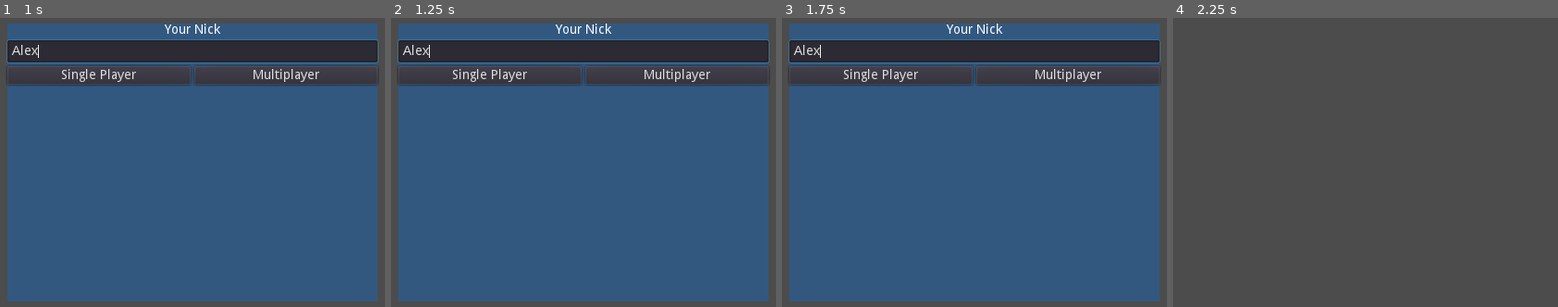
Above: before the commit, frames 1-4 (left to right).
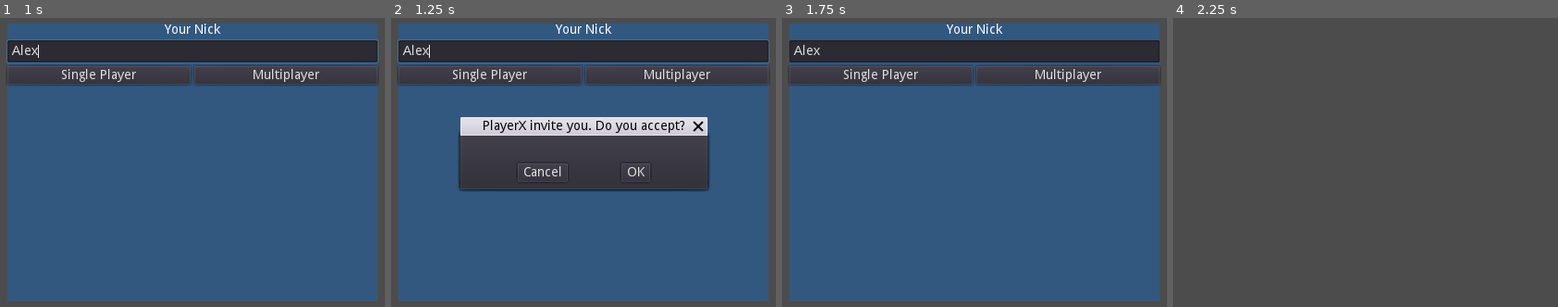
Above: after the commit, the same moments.

Repository: TheVulcoreTeam/SoccerFight
Game: Godot game, scene res://UI/RegisterUI.tscn
The game is run twice, just before and just after one commit, with the same random seed, the same clock (stepped at 60 frames per second) and the same inputs.
Inputs (mouse positions are in pixels of both pictures, inside the frame that each line leads up to):
- Up to frame 1 (1 s): click (192, 52) at 0.52 s; type "Alex" at 0.6 s
- Up to frame 2 (1.25 s): no input
- Up to frame 3 (1.75 s): click (932, 174) at 1.25 s, where only the run after the commit has a clickable "Cancel"
- Up to frame 4 (2.25 s): click "Single Player" at 2 s

Frame 1 is identical in both runs. In frame 2, 17% of the frame differs, in the area x 17-83%, y 34-60%; in frame 3, 0.7%; in frame 4, nothing differs.
Error after the commit: Invalid call. Nonexistent function 'sendDic' in base 'Nil'. (res://UI/RegisterUI.gd:70)

Commit message:
remote player inviting

Diff:
--- a/Autoloads/ClientWS.gd
+++ b/Autoloads/ClientWS.gd
@@ -62,7 +62,6 @@
 		register_ui.user_list.set_users_names(dict["data"], register_ui, self)
 
 	if dict["eventName"] == "close-question":
-		register_ui.get_node("Confirm").hide()
 		register_ui.close_question()
 
 
--- a/UI/RegisterUI.gd
+++ b/UI/RegisterUI.gd
@@ -4,16 +4,14 @@
 
 var client
 
-#func _ready():
-#	yield(get_tree().create_timer(5.0), "timeout")
-#	$Confirm.window_title = "PlayerX invite you. Do you accept?"
-#	$Confirm.show()
+func _ready():
+	$Confirm.get_cancel().connect("pressed", self, "_on_close_modal")
+
+	yield(get_tree().create_timer(1.0), "timeout")
+	$Confirm.window_title = "PlayerX invite you. Do you accept?"
+	$Confirm.show()
 #	yield(get_tree().create_timer(5.0), "timeout")
 #	$Confirm.hide()
-
-func close_question():
-	$Confirm.hide()
-	print_debug("close_question")
 
 
 func _on_Multiplayer_pressed():
@@ -34,8 +32,15 @@
 		$"Background".hide()
 
 
-func _on_Confirm_confirmed():
+func _on_Confirm_confirmed(val):
+	print_debug(val)
 	$"Background".hide()
+	var dic = {
+		"eventName" : "no-answering",
+		"data" : {}
+	}
+	client.sendDic(dic)
+
 
 
 func _on_Timer_timeout():
@@ -50,3 +55,16 @@
 		$Waiting/VBoxContainer/ProgressBar.value = 0
 		$Waiting/Timer.stop()
 		$Waiting.hide()
+
+
+func close_question():
+	$Confirm.hide()
+	print_debug("close_question")
+
+
+func _on_close_modal():
+	var dic = {
+	"eventName" : "reject",
+		"data" : {}
+	}
+	client.sendDic(dic)
--- a/UI/RegisterUI.tscn
+++ b/UI/RegisterUI.tscn
@@ -63,6 +63,7 @@
 text = "Multiplayer"
 
 [node name="Confirm" type="ConfirmationDialog" parent="."]
+visible = true
 anchor_left = 0.5
 anchor_top = 0.5
 anchor_right = 0.5
@@ -93,7 +94,6 @@
 }
 
 [node name="Timer" type="Timer" parent="Waiting"]
-wait_time = 1.114
 
 [node name="VBoxContainer" type="VBoxContainer" parent="Waiting"]
 anchor_right = 1.0
@@ -123,4 +123,5 @@
 [connection signal="pressed" from="Background/VBox/HBox/SinglePlayer" to="." method="_on_SinglePlayer_pressed"]
 [connection signal="pressed" from="Background/VBox/HBox/Multiplayer" to="." method="_on_Multiplayer_pressed"]
 [connection signal="confirmed" from="Confirm" to="." method="_on_Confirm_confirmed"]
+[connection signal="custom_action" from="Confirm" to="." method="_on_Confirm_custom_action"]
 [connection signal="timeout" from="Waiting/Timer" to="." method="_on_Timer_timeout"]
--- a/UI/UserList.gd
+++ b/UI/UserList.gd
@@ -16,9 +16,7 @@
 	delete_children($VBox)
 
 	for element in user_dic:
-		if user_dic[element]["status"] == 4:
-			if(parent.get_node("Background/VBox/YourNick").text == user_dic[element]["nick"]):
-				parent.get_node("Confirm").show()
+
 		if(parent.get_node("Background/VBox/YourNick").text == user_dic[element]["nick"]):
 			continue
 		if user_dic[element]["status"] == 1:
